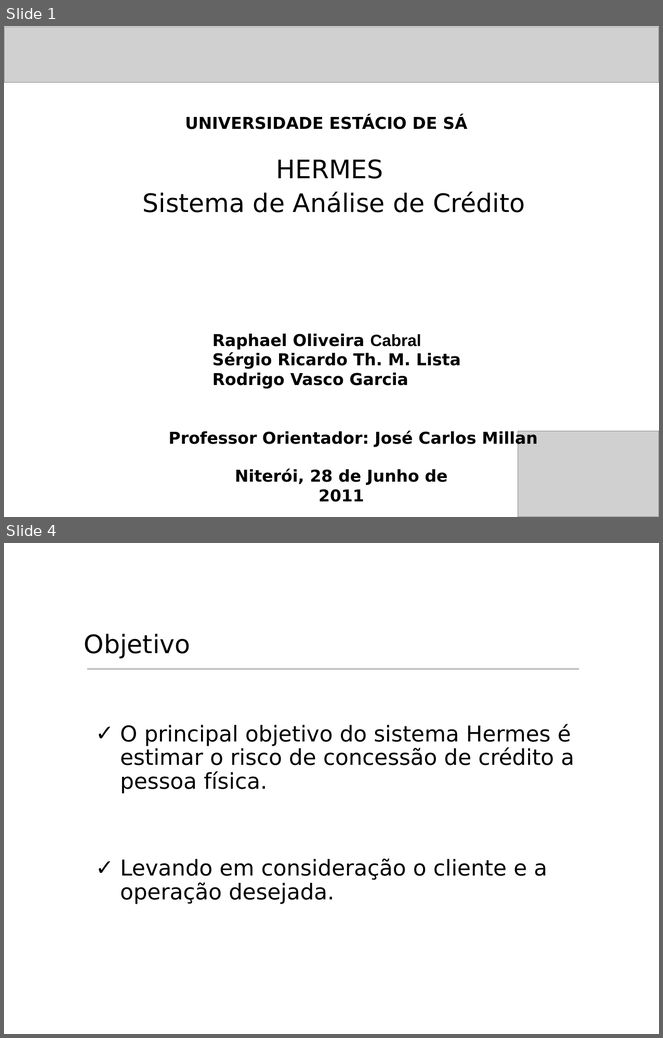
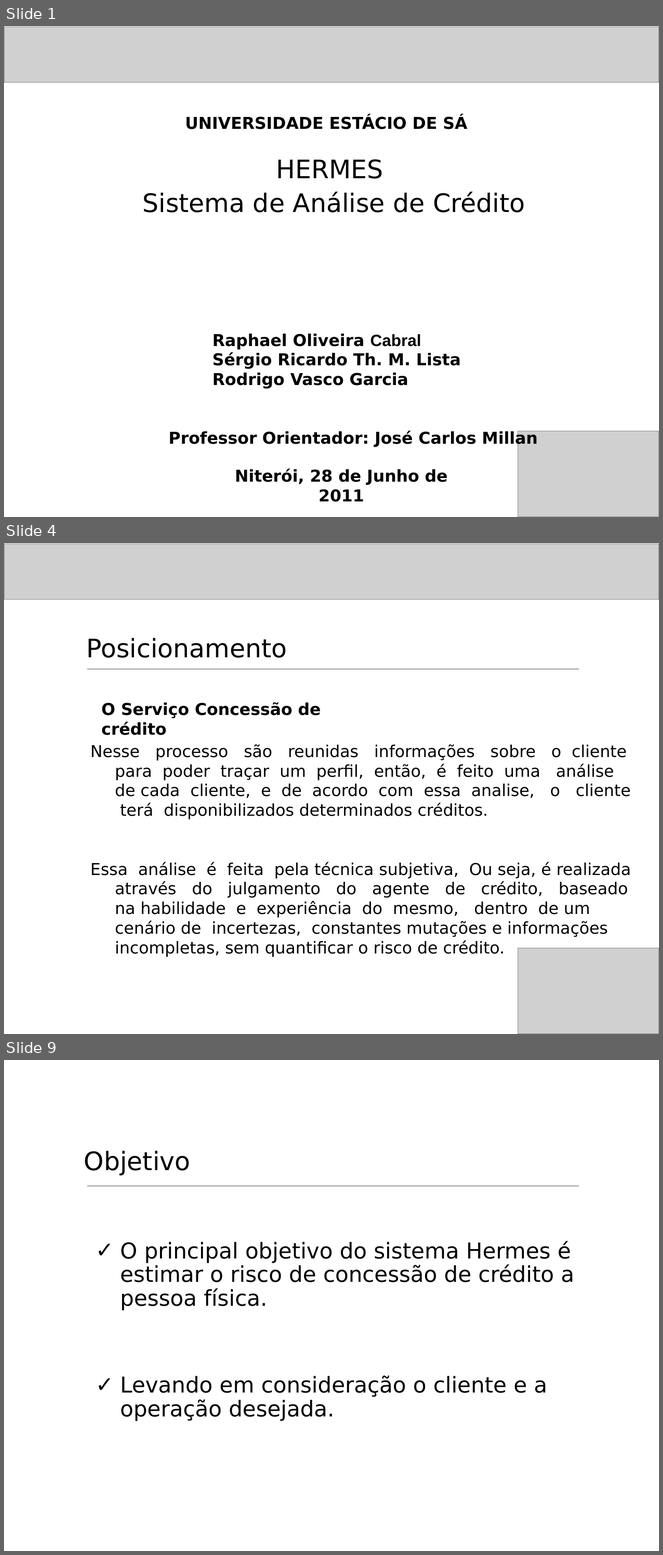
Before and after one commit to rcabral/creditanalyst, a slide deck: Apresentacao_Hermes/Apresentacao_Hermes.ppt. Shown one above the other, each under a label of ours: slides 1 and 4 before the commit, slides 1, 4 and 9 after it; the slides between them are not shown. The pictures are 663x1038 and 663x1555 pixels, drawn with LibreOffice and Linux fonts; fonts in the diff are those of the drawing; grey boxes stand for pictures; background and template pictures are left out. Boxes give left, top, right and bottom in pixels: in the first picture for what was removed or moved away, otherwise in the second. Text is boxed around its words. In the diff, an @@ line names an element or a change of style, - is before the commit and + after.

```diff
--- a/Apresentacao_Hermes/Apresentacao_Hermes.ppt
+++ b/Apresentacao_Hermes/Apresentacao_Hermes.ppt
@@ slide 4 added at <box>4,543,659,1034</box>, background #FFFFFF @@
@@ picture added at <box>4,544,659,599</box> @@
@@ text added at <box>87,638,287,658</box>, 28 pt, text #000000 @@
+Posicionamento
@@ line added from (87, 669) to (579, 669), #C0C0C0 2.01 pt @@
@@ text added at <box>101,702,321,735</box>, 18 pt, text #000000, bold @@
+O Serviço Concessão de crédito
@@ text added at <box>90,744,631,957</box>, 18 pt, text #000000 @@
+Nesse processo são reunidas informações sobre o cliente para poder traçar um perfil, então, é feito uma análise de cada cliente, e de acordo com essa analise, o cliente terá disponibilizados determinados créditos.
+Essa análise é feita pela técnica subjetiva, Ou seja, é realizada através do julgamento do agente de crédito, baseado na habilidade e experiência do mesmo, dentro de um cenário de incertezas, constantes mutações e informações incompletas, sem quantificar o risco de crédito.
@@ picture added at <box>518,949,659,1034</box> @@
@@ what was slide 4 is now slide 9 @@
```
Also in this commit, not shown: 4 slides changed, 4 other slides added.
